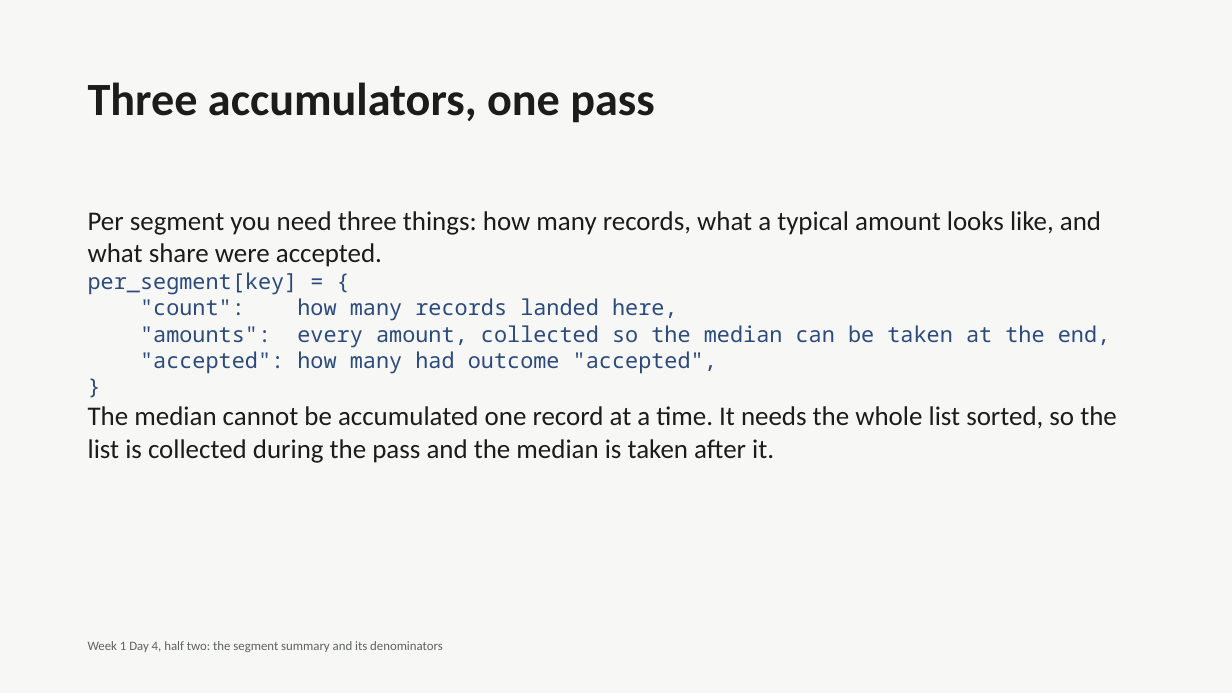
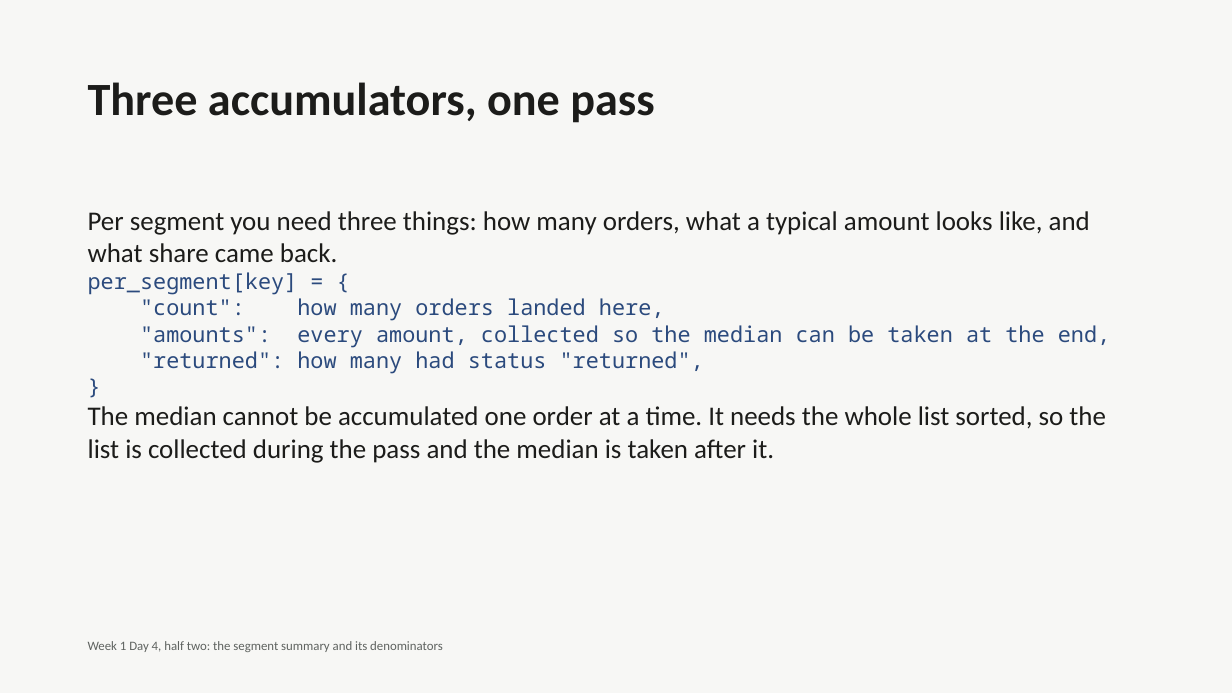
Before and after one commit to fde-academy-lab/c2-content-factory, a slide deck: slide 18 of content/W01/D4/C2_W01_D04_deck_half2_STUDENT.pptx (slide 17 before the commit). Drawn at 1232x693 pixels with LibreOffice and Linux fonts; fonts in the diff are those of the drawing. Boxes give left, top, right and bottom in pixels: in the first picture for what was removed or moved away, otherwise in the second. Text is boxed around its words. In the diff, an @@ line names an element or a change of style, - is before the commit and + after.

```diff
--- a/content/W01/D4/C2_W01_D04_deck_half2_STUDENT.pptx
+++ b/content/W01/D4/C2_W01_D04_deck_half2_STUDENT.pptx
@@ text at (88,211,1090,262): text changed @@
-Per segment you need three things: how many records, what a typical amount looks like, and what share were accepted.
+Per segment you need three things: how many orders, what a typical amount looks like, and what share came back.
@@ text at (140,298,665,321): text changed @@
-"count": how many records landed here,
+"count": how many orders landed here,
@@ text at (140,351,704,374): text changed @@
-"accepted": how many had outcome "accepted",
+"returned": how many had status "returned",
@@ text at (88,406,1106,463): text changed @@
-The median cannot be accumulated one record at a time. It needs the whole list sorted, so the list is collected during the pass and the median is taken after it.
+The median cannot be accumulated one order at a time. It needs the whole list sorted, so the list is collected during the pass and the median is taken after it.
```
Also in this commit, not shown: 25 other slides changed, 1 slide added, 24 other files.
